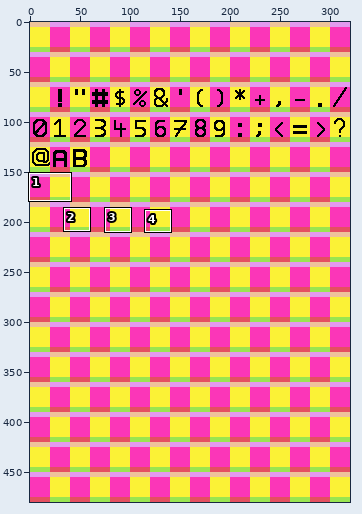
File history of a pixel-art file, utils/font_maker/font.aseprite. Above, an overview of the earlier version with the close-up marked.
Close-up. Old version:
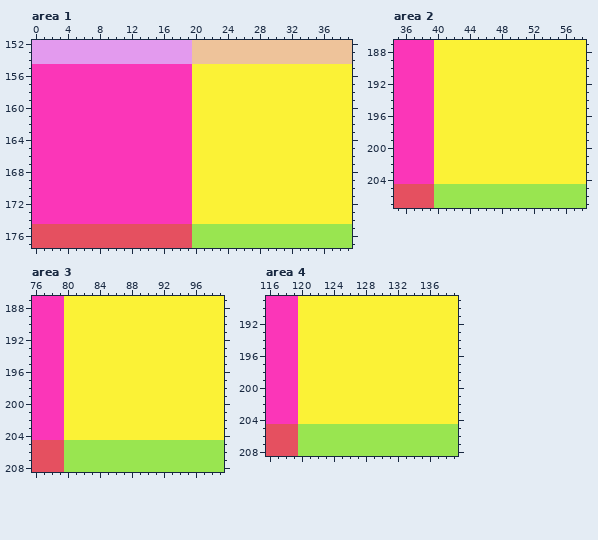
320x480 pixels, 1 frame. Shown: area 1: x 0..39, y 152..177; area 2: x 35..58, y 187..207; area 3: x 76..99, y 187..208; area 4: x 116..139, y 189..208. The commit also changed other parts of the picture, which this record leaves out.
The result:
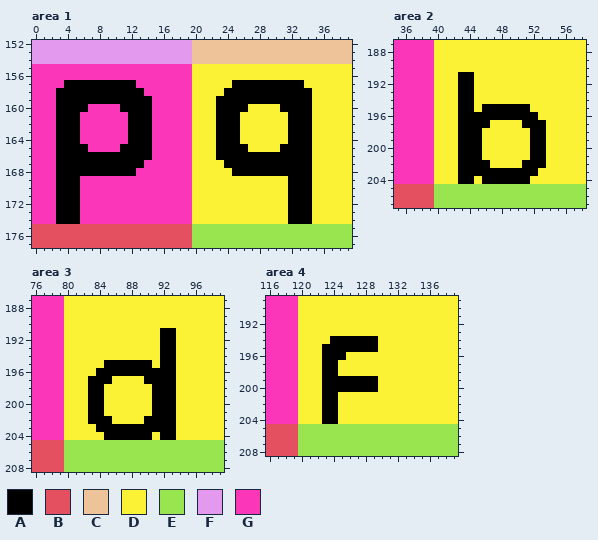
Palette (. is transparent): A #000000  B #e55060  C #eec39a  D #fbf236  E #99e550  F #e39aee  G #fb36b8
Change:
Area 1, layer "Layer 2":
Colour A replaces colour D in row 157 at x 25 to 33; in row 158 at x 24 to 34; in row 159 at x 23 to 34; in row 160 at x 23 to 26 and 31 to 34; in rows 161 to 164 at x 23 to 25 and 32 to 34; in row 165 at x 23 to 26 and 31 to 34.
Colour A replaces colour D in row 166 at x 23 to 34; in row 167 at x 24 to 34; in row 168 at x 25 to 34; in rows 169 to 174 at x 32 to 34.
Colour A replaces colour G in row 157 at x 4 to 12; in row 158 at x 3 to 13; in row 159 at x 3 to 14; in row 160 at x 3 to 6 and 11 to 14; in rows 161 to 164 at x 3 to 5 and 12 to 14; in row 165 at x 3 to 6 and 11 to 14.
Colour A replaces colour G in row 166 at x 3 to 14; in row 167 at x 3 to 13; in row 168 at x 3 to 12; in rows 169 to 174 at x 3 to 5.
Area 2, layer "Layer 2":
Colour A replaces colour D in rows 191 to 194 at x 43 to 44; in row 195 at x 43 to 44 and 46 to 51; in row 196 at x 43 to 52; in row 197 at x 43 to 46 and 51 to 53; in rows 198 to 201 at x 43 to 45 and 52 to 53; in row 202 at x 43 to 46 and 51 to 53.
Colour A replaces colour D in row 203 at x 43 to 52; in row 204 at x 43 to 44 and 46 to 51.
Area 3, layer "Layer 2":
Colour A replaces colour D in rows 191 to 194 at x 92 to 93; in row 195 at x 85 to 90 and 92 to 93; in row 196 at x 84 to 93; in row 197 at x 83 to 85 and 90 to 93; in rows 198 to 201 at x 83 to 84 and 91 to 93; in row 202 at x 83 to 85 and 90 to 93.
Colour A replaces colour D in row 203 at x 84 to 93; in row 204 at x 85 to 90 and 92 to 93.
Area 4, layer "Layer 2":
Colour A replaces colour D in row 194 at x 124 to 129; in row 195 at x 123 to 129; in row 196 at x 123 to 125; in rows 197 to 198 at x 123 to 124; in rows 199 to 200 at x 123 to 129; in rows 201 to 204 at x 123 to 124.
Where, in picture pixels (left, top, right, bottom), the same in both close-ups:
changed: (56, 80, 152, 224)
changed: (216, 80, 312, 224)
changed: (458, 72, 546, 184)
changed: (88, 328, 176, 440)
changed: (322, 336, 378, 424)
